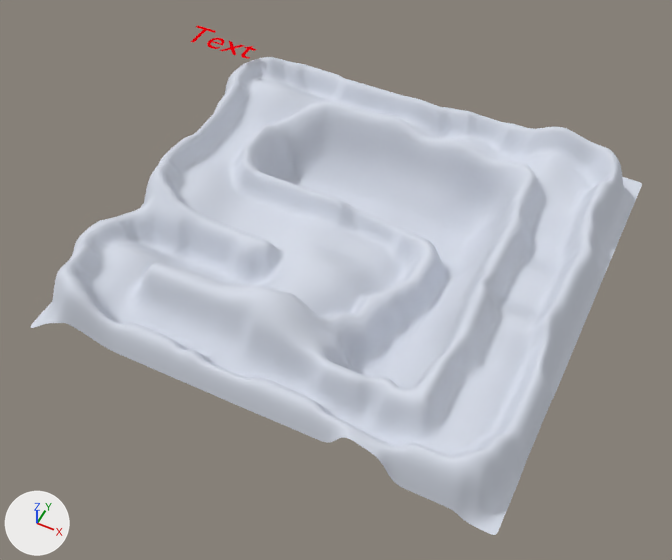
Before and after pictures for a commit that changed the Blender file monitor/racing.blend.
Before and after are seen from a 50 mm lens placed at (58.5, -128.2, 148.3), pointed at (1.9, -14.9, 6.7). The lights are fixed; the arrows at lower left show +X, +Y and +Z.

Names of what the first picture shows: 'Ground'.
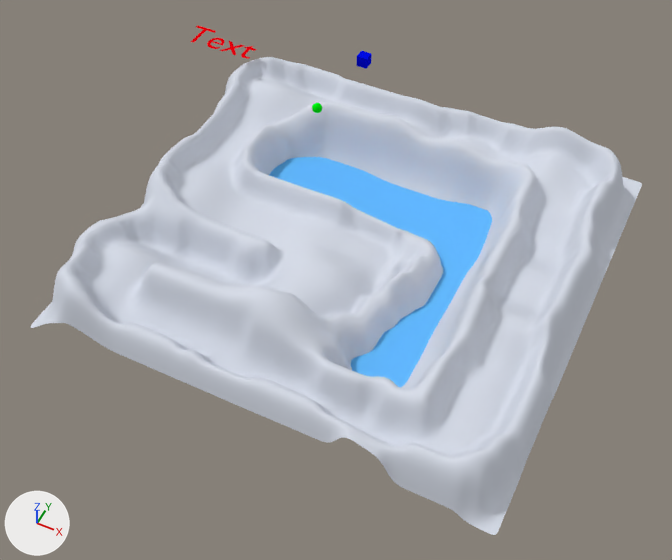
Commit message: 물 텍스처 추가

Where the change shows, as pixel boxes (x1, y1, x2, y2) in the pictures (672 x 560 px; the box of a moved part takes in the faces that stretch with it):
'Ground', recoloured, reshaped (white to blue): (30, 57, 642, 535) in both
'WaterPlane.002', added (blue): after (420, 200, 492, 272)
'WaterPlane.001', added (blue): after (344, 172, 442, 237)
'WaterPlane.004', added (blue): after (351, 325, 430, 388)
'WaterPlane.000', added (blue): after (269, 157, 365, 201)
'WaterPlane.003', added (blue): after (396, 263, 467, 338)
'GroundCheckHandle', added: after (356, 51, 372, 69)
'GroundMarker', added: after (312, 103, 322, 113)
part 1 of me_plane_001, moved or reshaped: (370, 253, 429, 312) in both
part 2 of me_plane_001, moved or reshaped: before (391, 239, 421, 288); after (390, 237, 421, 280)

Edits to the bpy script that builds the scene:
```text
Change mat_material_002:
    mat_material_002.base_color: (0.678, 0.715, 0.8) -> (0.0, 0.00364, 0.8)  # white #d7dce7 -> blue #000ce7
Add mat_material_005:
    mat_material_005 = diffuse_material('Material.005')
    mat_material_005.base_color = (0.678, 0.715, 0.8)  # white #d7dce7
Add mat_material_004:
    mat_material_004 = diffuse_material('Material.004')
    mat_material_004.base_color = (0.127, 0.502, 1.0)  # blue #64bcff
Add mat_material_003:
    mat_material_003 = diffuse_material('Material.003')
    mat_material_003.base_color = (0.0, 0.8, 0.00549)  # green #00e711
Change me_plane_001:
    where me_plane_001.from_pydata(...)  # 4225 vertices, 4096 faces; spans x -50.0..50.0, y -50.0..50.0, z -6.1..18.6
    used by ob_ground; location = (0.0, 0.0, 0.0)
    remove me_plane_001.materials.append(mat_material_002)  # white #d7dce7
    me_plane_001 part 1: 10 of the vertices in x 9.4..15.6, y -12.5..0.0, z -1.4..5.9 are moved by (0.0, 0.0, 0.9)
    me_plane_001 part 2: 24 of the vertices in x 9.4..14.1, y -10.9..3.1, z -1.4..6.0 are moved by (0.0, 0.0, 3.3)
    add me_plane_001.materials.append(mat_material_005)  # white #d7dce7
Add me_plane_001_1:
    me_plane_001_1.from_pydata([(-1.0, -1.0, 0.0), (1.0, -1.0, 0.0), (-1.0, 1.0, 0.0), (1.0, 1.0, 0.0)], [], [(0, 1, 3, 2)])
    me_plane_001_1.materials.append(mat_material_004)  # its picture is missing
Add me_cube_001:
    me_cube_001.from_pydata(...)  # a box spanning x -1.0..1.0, y -1.0..1.0, z -1.0..1.0
    me_cube_001.materials.append(mat_material_002)  # blue #000ce7
Add me_sphere:
    me_sphere.from_pydata(...)  # a UV sphere (32 segments, 16 rings, poles along z) spanning x -1.0..1.0, y -1.0..1.0, z 0.0..2.0
    me_sphere.materials.append(mat_material_003)  # green #00e711
Add ob_waterplane_001:
    ob_waterplane_001 = bpy.data.objects.new('WaterPlane.001', me_plane_001_1)
    ob_waterplane_001.location = (0.0, 15.0, 0.0)
    ob_waterplane_001.scale = (10.0, 10.0, 0.0)
Add ob_groundcheckhandle:
    ob_groundcheckhandle = bpy.data.objects.new('GroundCheckHandle', me_cube_001)
    ob_groundcheckhandle.location = (0.0, 0.0, 50.0)
Add ob_groundmarker:
    ob_groundmarker = bpy.data.objects.new('GroundMarker', me_sphere)
    ob_groundmarker.location = (-10.7, 2.0, 33.1)
Add ob_waterplane_000:
    ob_waterplane_000 = bpy.data.objects.new('WaterPlane.000', me_plane_001_1.copy())
    ob_waterplane_000.location = (-20.0, 15.0, 0.0)
    ob_waterplane_000.scale = (10.0, 10.0, 0.0)
Add ob_waterplane_002:
    ob_waterplane_002 = bpy.data.objects.new('WaterPlane.002', me_plane_001_1.copy())
    ob_waterplane_002.location = (20.0, 15.0, 0.0)
    ob_waterplane_002.scale = (10.0, 10.0, 0.0)
Add ob_waterplane_003:
    ob_waterplane_003 = bpy.data.objects.new('WaterPlane.003', me_plane_001_1.copy())
    ob_waterplane_003.location = (20.0, -5.0, 0.0)
    ob_waterplane_003.scale = (10.0, 10.0, 0.0)
Add ob_waterplane_004:
    ob_waterplane_004 = bpy.data.objects.new('WaterPlane.004', me_plane_001_1.copy())
    ob_waterplane_004.location = (20.0, -25.0, 0.0)
    ob_waterplane_004.scale = (10.0, 10.0, 0.0)
```
